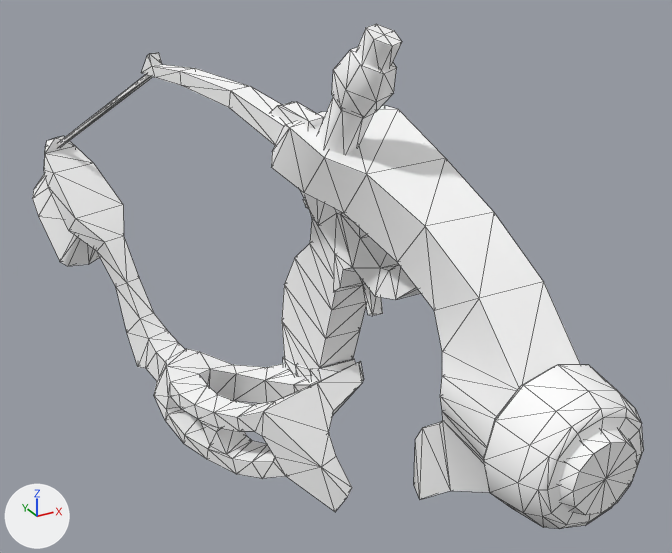
One commit to the glTF model glb/Wmn_Maneuver_Short_Cstm01.glb: the scene before it, then after it.
Both versions are drawn from a camera (50 mm lens) standing at (-0.479, -0.904, 0.483) and looking at (-0.035, -0.097, 0.08). The axes (+X, +Y, +Z) are drawn at lower left. The lights are the same throughout. The older version comes first. Mesh edges are drawn as thin lines.

The scene before the commit, as lines of its bpy script (objects in view):
```python
mat_m_twins_short = principled_material('M_Twins_Short')
mat_m_twins_short.base_color = (1.0, 1.0, 1.0)  # white #ffffff
mat_m_twins_short.roughness = 1.0
me_pcube11__m_twins_short = bpy.data.meshes.new('pCube11__M_Twins_Short')
me_pcube11__m_twins_short.from_pydata(...)  # 551 vertices, 986 faces; spans x -0.262..0.07, y -0.474..0.355, z -0.185..0.36
me_pcube11__m_twins_short.materials.append(mat_m_twins_short)  # white #ffffff
ob_pcube11__m_twins_short = bpy.data.objects.new('pCube11__M_Twins_Short', me_pcube11__m_twins_short)
ob_pcube11__m_twins_short.location = (0.0, 0.0, 0.0)
```
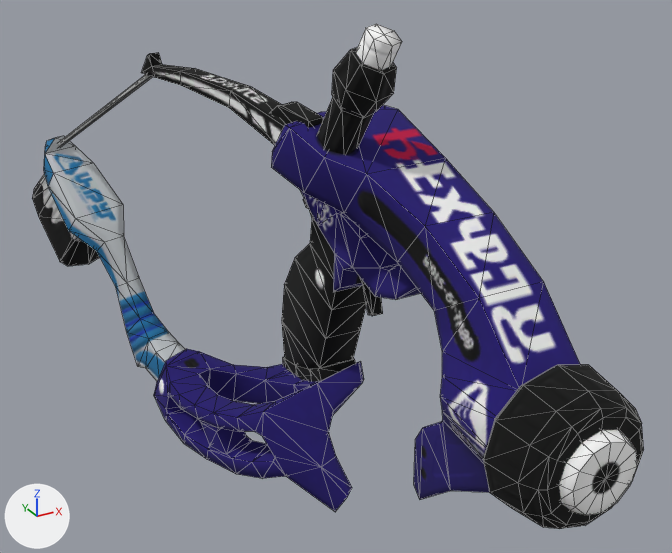
Location of each change, (x1, y1, x2, y2) in pixels of the pictures (672 x 553 px):
```json
{"object": "pCube11__M_Twins_Short", "change": "surface changed", "before": [32, 24, 644, 529], "after": [32, 24, 644, 529], "on screen": "darker"}
```

Edits to the scene script, one JSON object a line:
```json
{"op": "add", "block": "img_m_twins_short_nrm", "code": ["img_m_twins_short_nrm = load_image('M_Twins_Short_Nrm', '_unpacked/M_Twins_Short_Nrm', 512, 512, 'Non-Color')"]}
{"op": "add", "block": "img_m_twins_short_cstm01_alb", "code": ["img_m_twins_short_cstm01_alb = load_image('M_Twins_Short_Cstm01_Alb', '_unpacked/M_Twins_Short_Cstm01_Alb', 512, 512, 'sRGB')"]}
{"block": "mat_m_twins_short", "where": "n0 = _N.new('ShaderNodeBsdfPrincipled'); n0.name = 'Principled BSDF'"}
{"op": "remove", "block": "mat_m_twins_short", "code": "n0.inputs[0].default_value = (1.0, 1.0, 1.0, 1.0)  # 'Base Color', white #ffffff"}
{"op": "add", "block": "mat_m_twins_short", "code": "n2 = _N.new('ShaderNodeTexImage'); n2.name = 'Image Texture'"}
{"op": "add", "block": "mat_m_twins_short", "code": "n2.image = img_m_twins_short_cstm01_alb"}
{"op": "add", "block": "mat_m_twins_short", "code": "n3 = _N.new('ShaderNodeNormalMap'); n3.name = 'Normal Map'"}
{"op": "add", "block": "mat_m_twins_short", "code": "n3.uv_map = 'UVMap'"}
{"op": "add", "block": "mat_m_twins_short", "code": "n4 = _N.new('ShaderNodeTexImage'); n4.name = 'Image Texture.001'"}
{"op": "add", "block": "mat_m_twins_short", "code": "n4.image = img_m_twins_short_nrm"}
{"op": "add", "block": "mat_m_twins_short", "code": "_L.new(n2.outputs[0], n0.inputs[0])  # 'Color' to 'Base Color'"}
{"op": "add", "block": "mat_m_twins_short", "code": "_L.new(n3.outputs[0], n0.inputs[5])  # 'Normal' to 'Normal'"}
{"op": "add", "block": "mat_m_twins_short", "code": "_L.new(n4.outputs[0], n3.inputs[1])  # 'Color' to 'Color'"}
```
